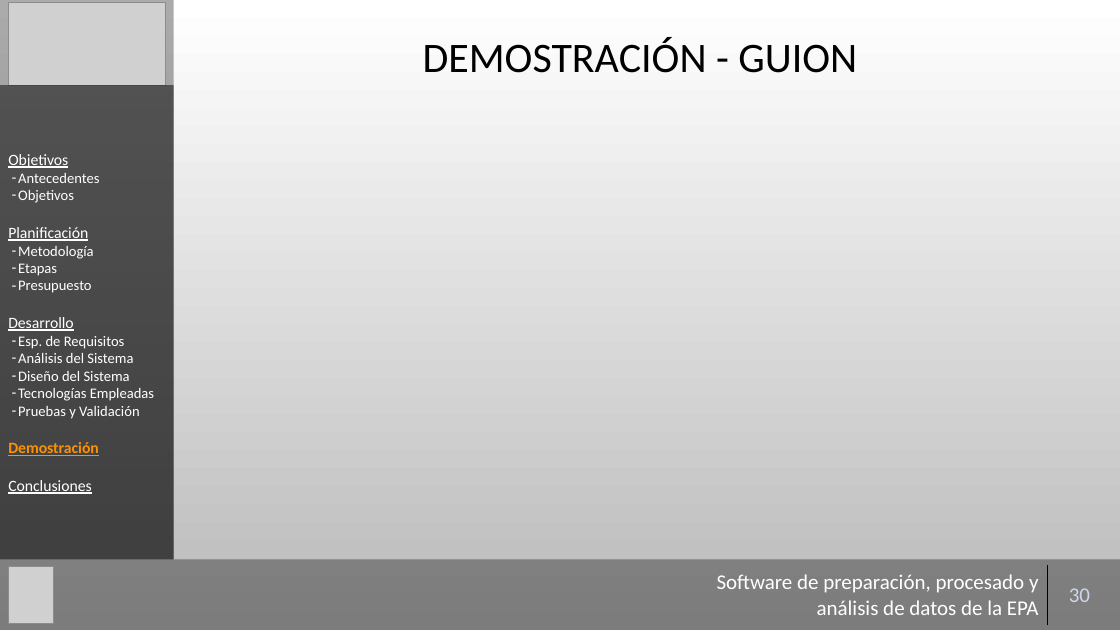
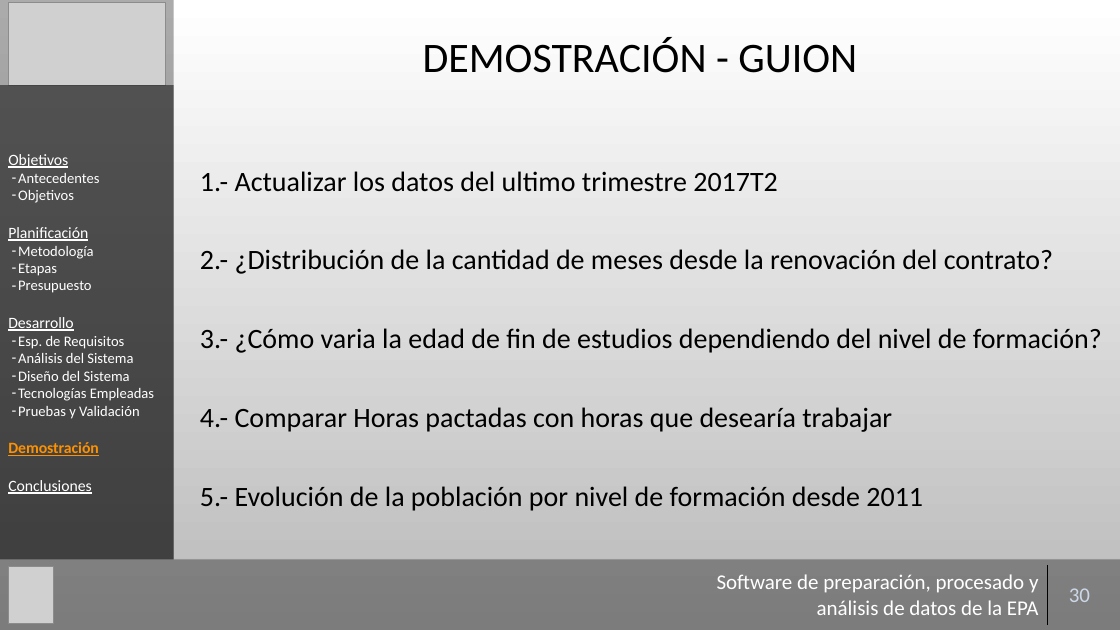
Before and after one commit to Gaulent/epa_explorer, a slide deck: slide 30 of mem/presentacion.pptx. Drawn at 1120x630 pixels with LibreOffice and Linux fonts; fonts in the diff are those of the drawing; grey boxes stand for pictures; background and template pictures are left out. Boxes give left, top, right and bottom in pixels: in the first picture for what was removed or moved away, otherwise in the second. Text is boxed around its words. In the diff, an @@ line names an element or a change of style, - is before the commit and + after.

```diff
--- a/mem/presentacion.pptx
+++ b/mem/presentacion.pptx
@@ text added at [200, 171, 1102, 511], 24 pt, text #000000 @@
+1.- Actualizar los datos del ultimo trimestre 2017T2
+2.- ¿Distribución de la cantidad de meses desde la renovación del contrato?
+3.- ¿Cómo varia la edad de fin de estudios dependiendo del nivel de formación?
+4.- Comparar Horas pactadas con horas que desearía trabajar
+5.- Evolución de la población por nivel de formación desde 2011
```
Also in this commit, not shown: 17 other slides changed, 1 slide added, 2 other files.
